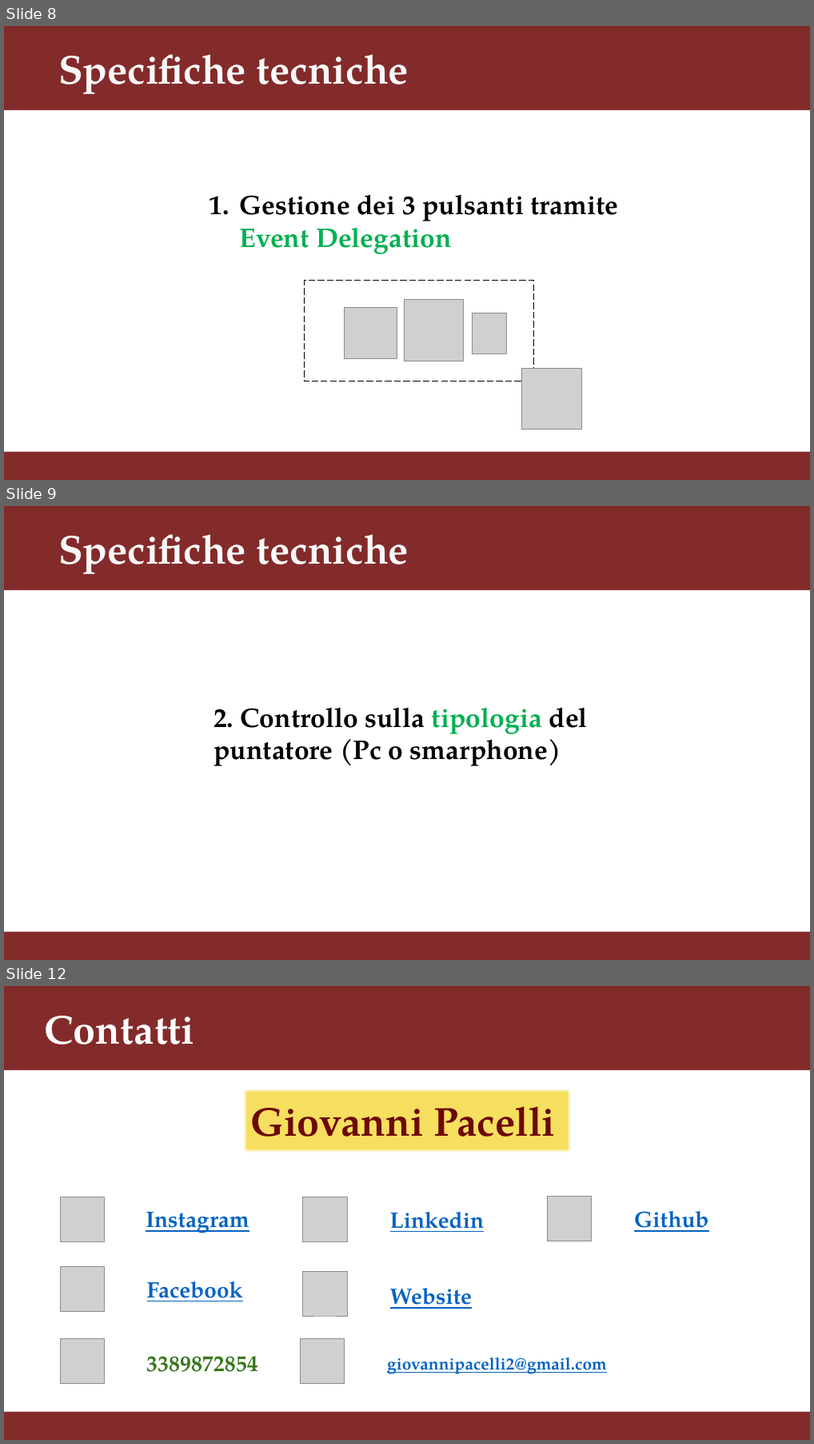
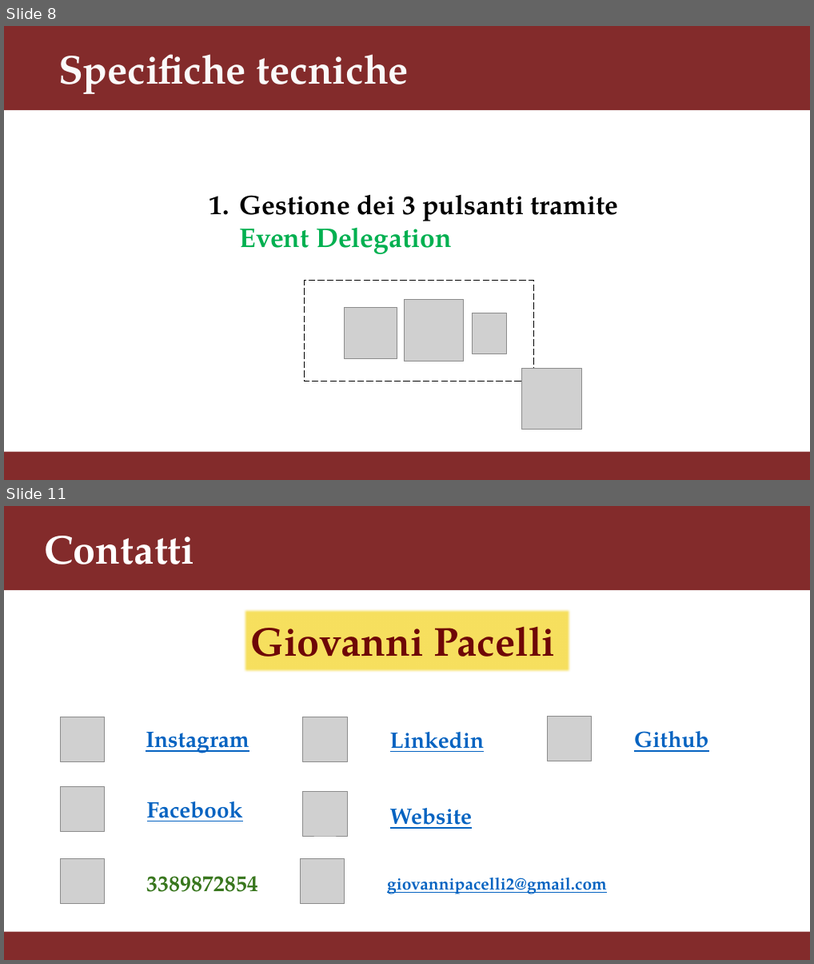
Before and after one commit to giovannipacelli2/Counter, a slide deck: assets/presentation/Presentazione_Counter.pptx. Shown one above the other, each under a label of ours: slides 8, 9 and 12 before the commit, slides 8 and 11 after it; the slides between them are not shown. The pictures are 814x1444 and 814x964 pixels, drawn with LibreOffice and Linux fonts; fonts in the diff are those of the drawing; grey boxes stand for pictures. Boxes give left, top, right and bottom in pixels: in the first picture for what was removed or moved away, otherwise in the second. Text is boxed around its words. In the diff, an @@ line names an element or a change of style, - is before the commit and + after.

```diff
--- a/assets/presentation/Presentazione_Counter.pptx
+++ b/assets/presentation/Presentazione_Counter.pptx
@@ slide 9 removed at [4,506,810,960], background #FFFFFF @@
@@ rectangle removed at [4,506,810,590] @@
@@ text removed at [58,534,409,574] @@
-Specifiche tecniche
@@ text removed at [214,708,589,766] @@
-2. Controllo sulla tipologia del puntatore (Pc o smarphone)
@@ round same rect removed at [4,932,810,960] @@
@@ what was slide 12 is now slide 11 @@
```
Also in this commit, not shown: 2 slides changed, 1 other file.
